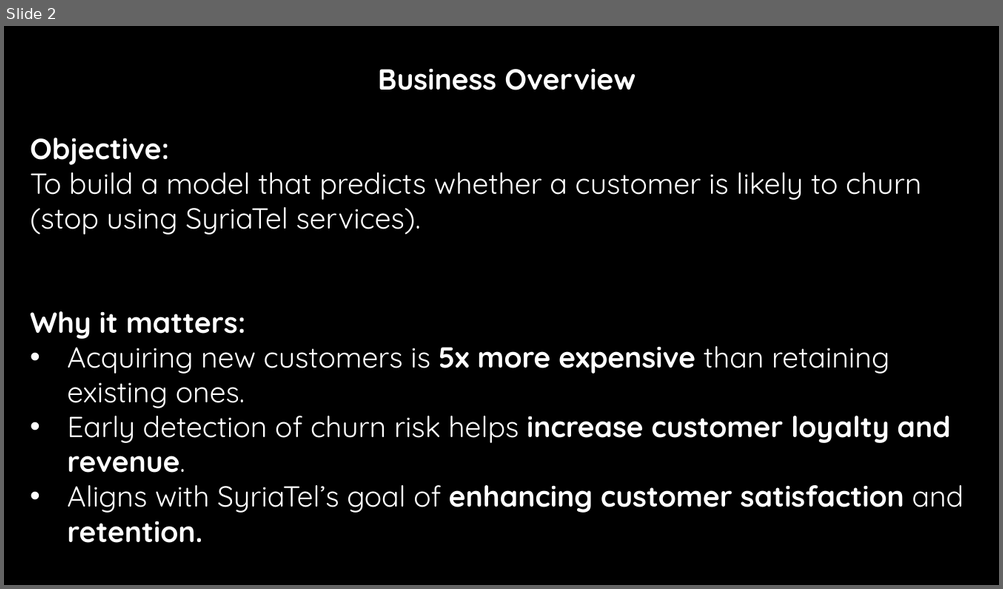
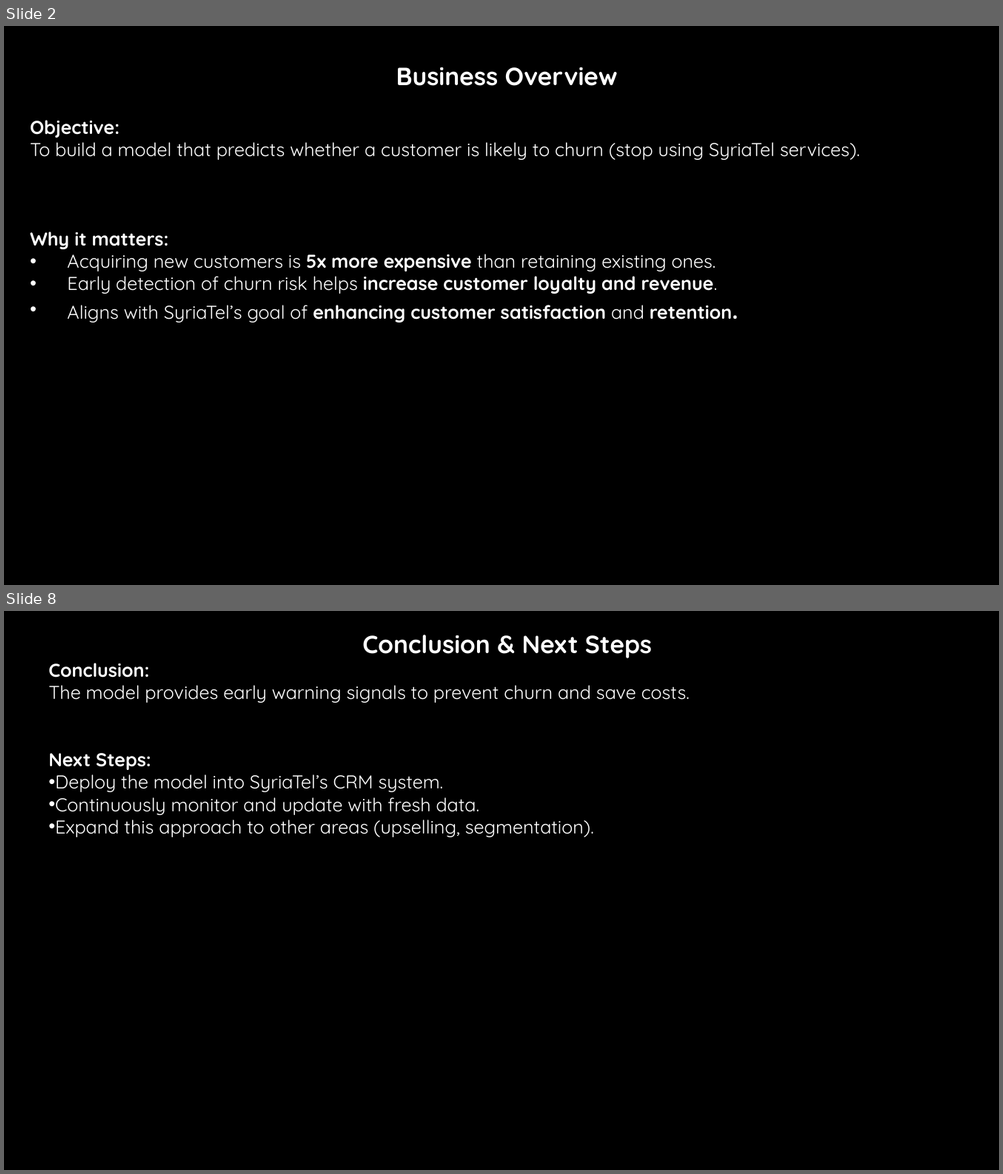
Before and after one commit to Kelvin-Shilisia/syriatel-churn-classifier, a slide deck: Churn Prediction in Telecom.pptx. Shown one above the other, each under a label of ours: slide 2 before the commit, slides 2 and 8 after it; the slides between them are not shown. The pictures are 1003x589 and 1003x1174 pixels, drawn with LibreOffice and Linux fonts; fonts in the diff are those of the drawing; background and template pictures are left out. Boxes give left, top, right and bottom in pixels: in the first picture for what was removed or moved away, otherwise in the second. Text is boxed around its words. In the diff, an @@ line names an element or a change of style, - is before the commit and + after.

```diff
--- a/Churn Prediction in Telecom.pptx
+++ b/Churn Prediction in Telecom.pptx
@@ slide 8 added at (x1=4, y1=611, x2=999, y2=1170), background #000000 @@
@@ text added at (x1=48, y1=635, x2=689, y2=837), 18 pt, text #FFFFFF @@
+Conclusion & Next Steps
+Conclusion:
+The model provides early warning signals to prevent churn and save costs.
+Next Steps:
+• Deploy the model into SyriaTel’s CRM system.
+• Continuously monitor and update with fresh data.
+• Expand this approach to other areas (upselling, segmentation).
@@ slide 2 changed as well @@
@@ text "Business Overview" at (x1=30, y1=67, x2=859, y2=323): size 28 to 24 pt in "Business Overview", "retention."; size 28 to 18 pt @@
```
Also in this commit, not shown: 1 other slide changed, 6 other slides added, 3 slides removed.
